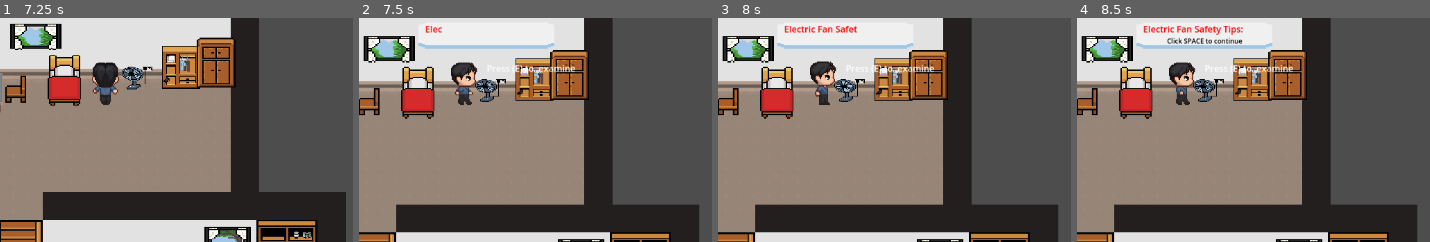
Above: before the commit, frames 1-4 (left to right).
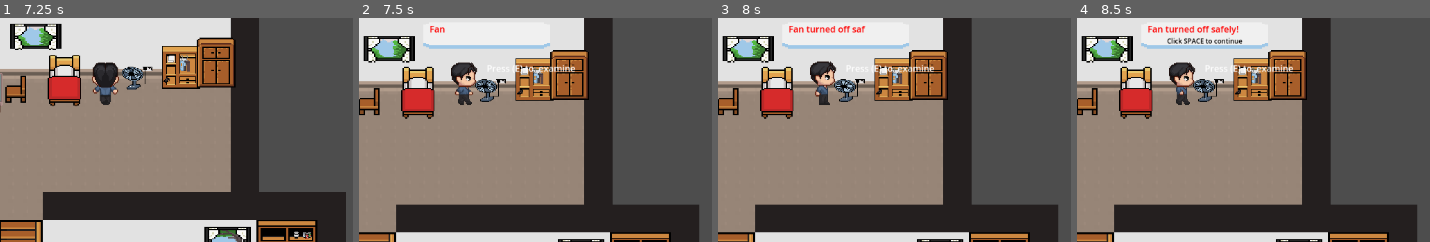
Above: after the commit, the same moments.

Repository: derder811/Disaster_games
Game: Godot game, scene res://GAME_SCENE/first_scenario.tscn
The game is run twice, just before and just after one commit, with the same random seed, the same clock (stepped at 60 frames per second) and the same inputs.
Inputs:
- Up to frame 1 (7.25 s): tap Enter (ui_accept) at 0.5, 0.77, 1.52, 3.02, 3.77, 6.02 s; hold Space (advance_dialog) 0.53-1.28 s; hold W (move_up) 0.53-2.03 s; tap E (interact) at 1.25, 1.35, 2, 2.85, 5.85 s; hold Space (advance_dialog) 2.03-2.78 s; hold A (move_left) 2.03-3.53 s; tap Space (advance_dialog) at 3.5 s; hold S (move_down) 3.53-4.25 s; hold Space (advance_dialog) 3.53-4.25 s; click "Next(space)" at 4.25 s; click "Next(space)" at 5 s; hold D (move_right) 5.78-6.53 s; hold W (move_up) from 6.53 s (still down); hold Space (advance_dialog) from 6.53 s (still down)
- Up to frame 2 (7.5 s): release W (move_up) at 7.28 s; release Space (advance_dialog) at 7.28 s; hold D (move_right) from 7.28 s (still down); tap E (interact) at 7.35 s
- Up to frame 3 (8 s): keep holding D (move_right); tap Enter (ui_accept) at 7.52 s
- Up to frame 4 (8.5 s): keep holding D (move_right); tap E (interact) at 8 s; hold Space (advance_dialog) from 8.03 s (still down); tap Enter (ui_accept) at 8.27 s
The pictures show only the part of the screen within x 29-79%, y 37-86%; the shares and areas given below are measured in that part.

Frame 1 is identical in both runs. In frame 2, 0.2% of the frame differs, in the area x 16-56%, y 3-14%; in frame 3, 0.6%; in frame 4, 0.7%.

Commit message:
efan  update

Diff:
--- a/e_fan.gd
+++ b/e_fan.gd
@@ -4,15 +4,8 @@
 @onready var animated_sprite = $CharacterBody2D/AnimatedSprite2D
 
 const lines: Array[String] = [
-	"Electric Fan Safety Tips:",
-	"• Always turn off the fan before cleaning or maintenance",
-	"• Keep the fan away from water and moisture",
-	"• Check the power cord regularly for damage",
-	"• Don't insert objects into the fan blades",
-	"• Ensure proper ventilation around the fan",
-	"• Unplug during thunderstorms to prevent electrical damage",
-	"• Keep children away from moving fan blades",
-	"Fan turned off safely!"
+
+"Fan turned off safely!"
 ]
 
 func _ready():
